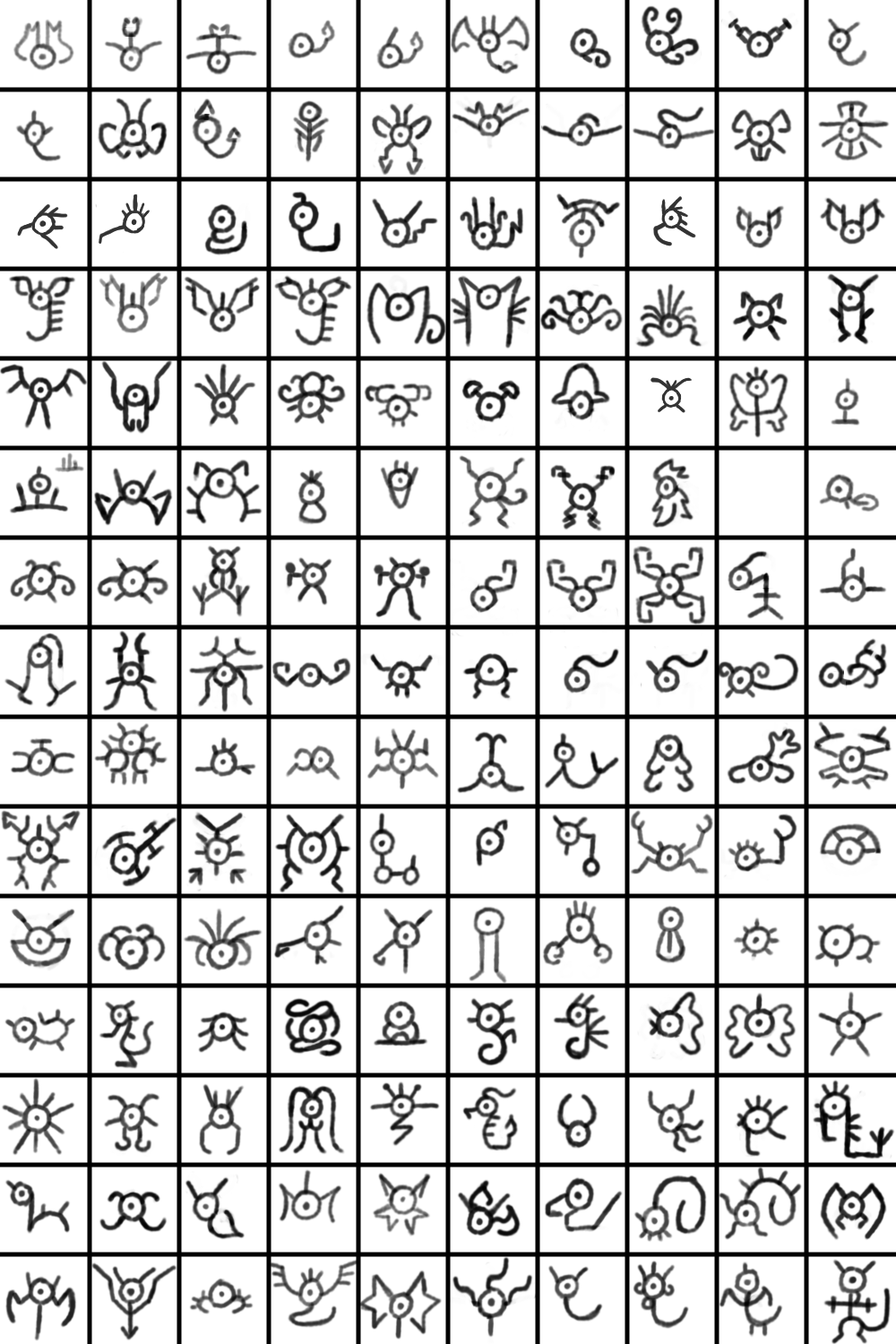
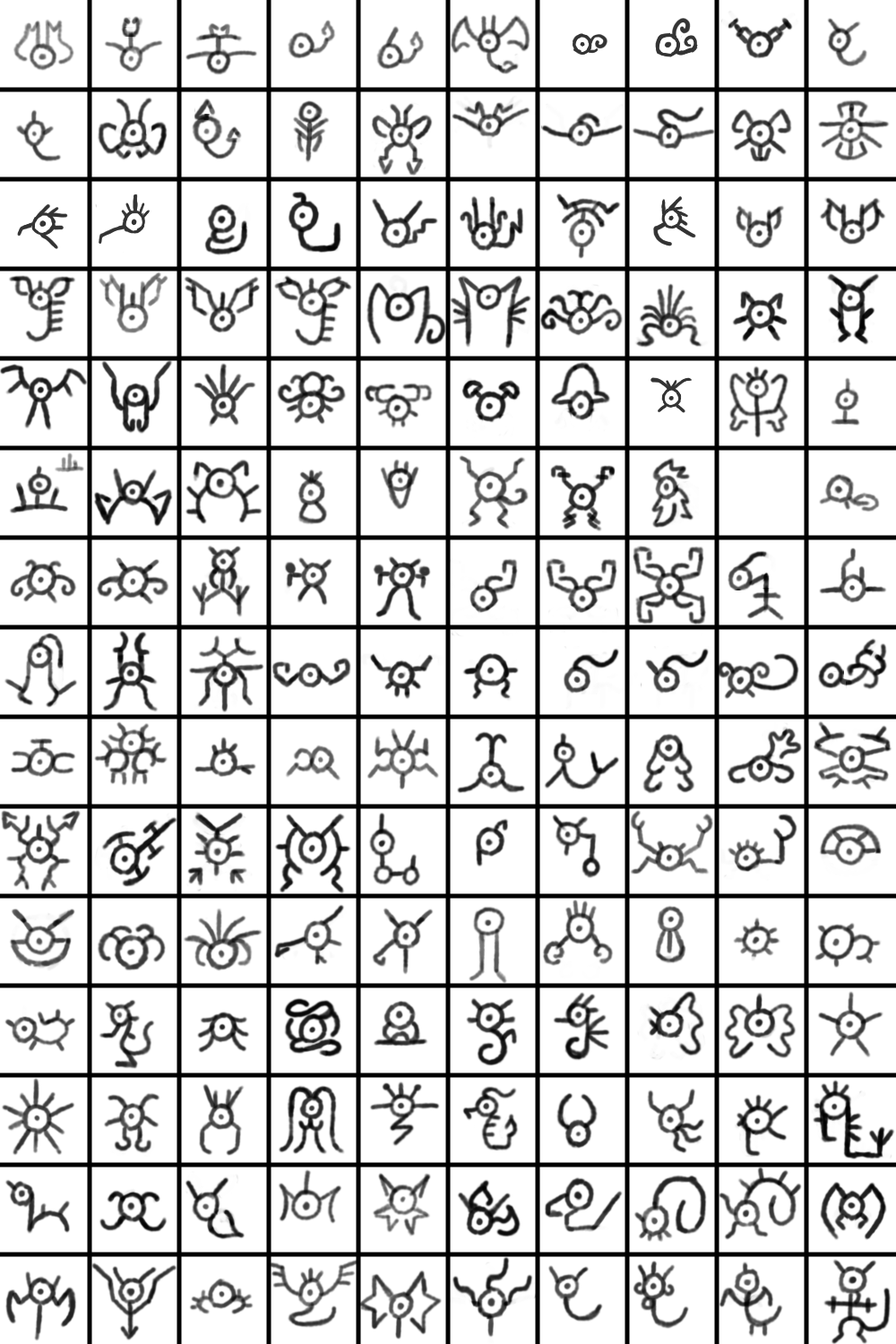
Before/after of a 896x1344 layered artwork. What changed in the layer stack:
painted on "Paint Layer 1" over bbox(568, 5, 702, 70)
